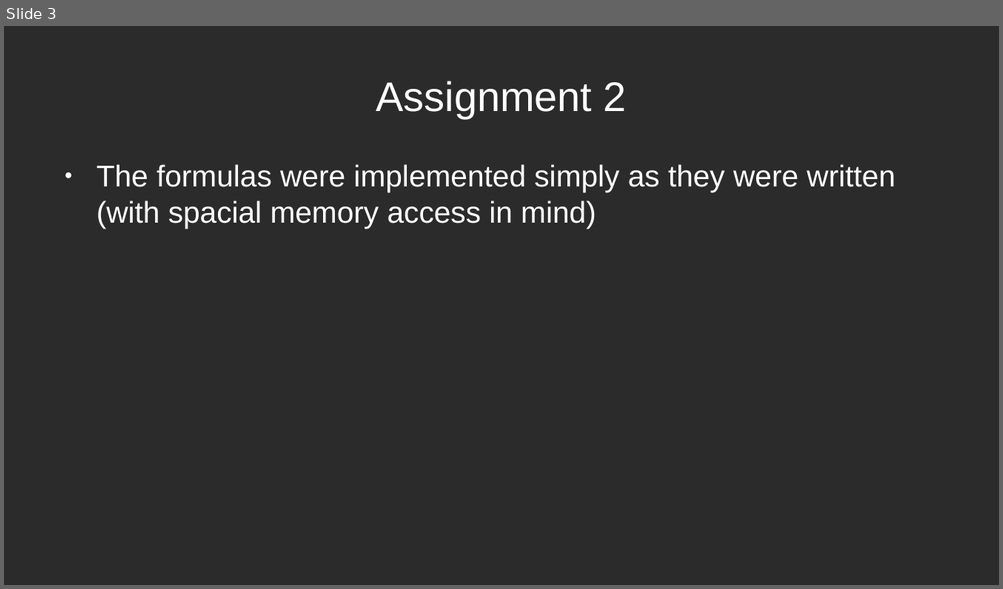
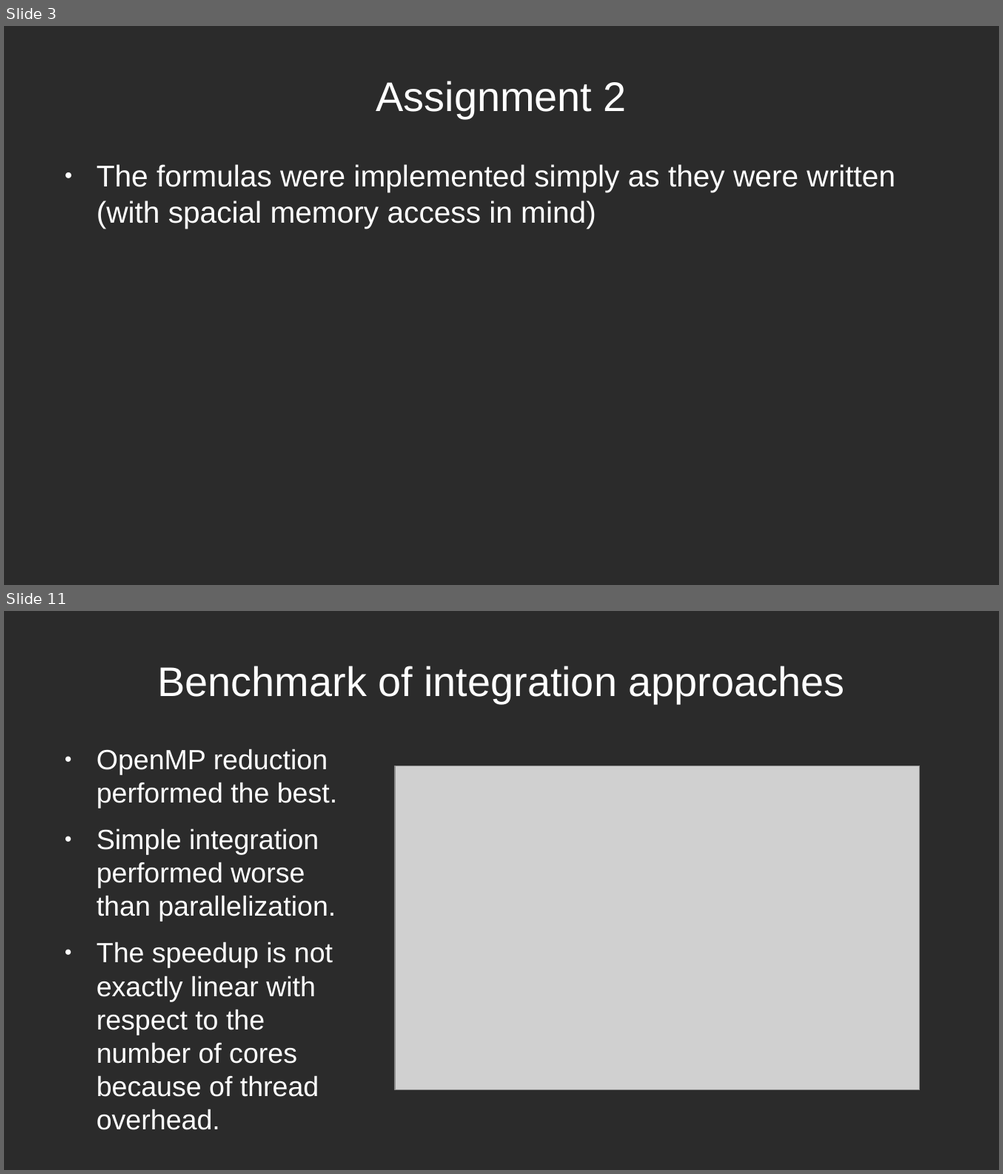
Before and after one commit to MC0117/HPC-labs, a slide deck: mypresentation.odp. Shown one above the other, each under a label of ours: slide 3 before the commit, slides 3 and 11 after it; the slides between them are not shown. The pictures are 1003x589 and 1003x1174 pixels, drawn with LibreOffice and Linux fonts; fonts in the diff are those of the drawing; grey boxes stand for pictures; background and template pictures are left out; a plain dark background stands for a picture behind light text. Boxes give left, top, right and bottom in pixels: in the first picture for what was removed or moved away, otherwise in the second. Text is boxed around its words. In the diff, an @@ line names an element or a change of style, - is before the commit and + after.

```diff
--- a/mypresentation.odp
+++ b/mypresentation.odp
@@ slide 11 added at <box>4,611,999,1170</box>, background picture (left out) @@
@@ title added at <box>158,666,845,703</box>, 33 pt, text #FFFFFF @@
+Benchmark of integration approaches
@@ text added at <box>96,749,337,1130</box>, 22.2 pt, text #FFFFFF @@
+● OpenMP reduction performed the best.
+● Simple integration performed worse than parallelization.
+● The speedup is not exactly linear with respect to the number of cores because of thread overhead.
@@ picture added at <box>395,766,920,1091</box> @@
```
Also in this commit, not shown: 2 slides changed, 6 other slides added, 1 slide removed, 4 other files.
